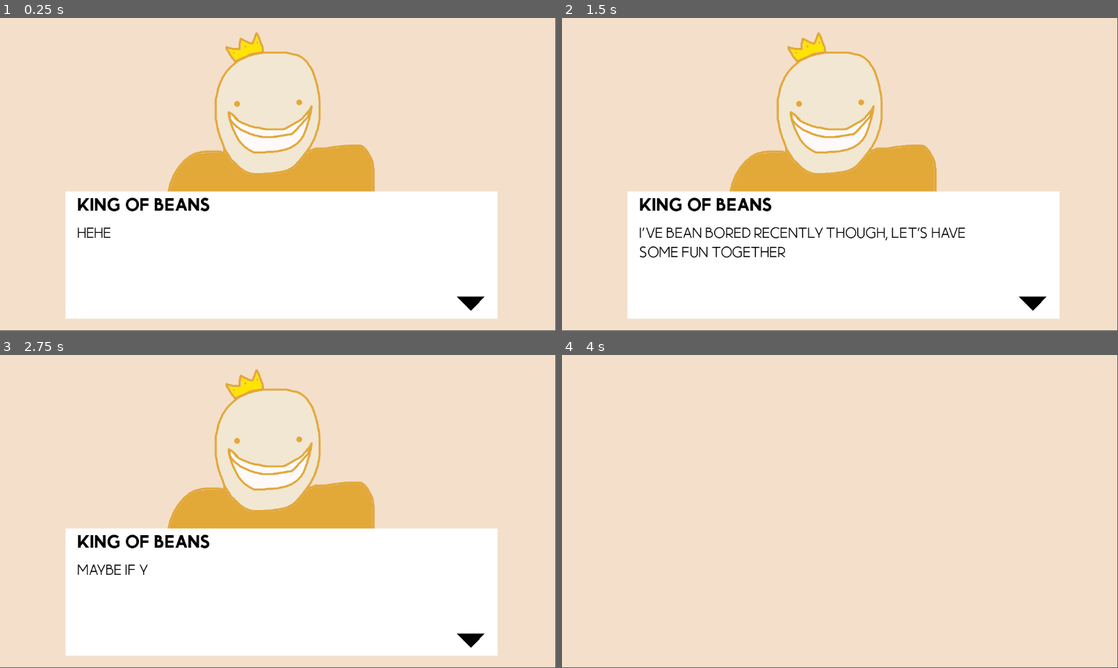
Above: before the commit, frames 1-4 (two rows, left to right).
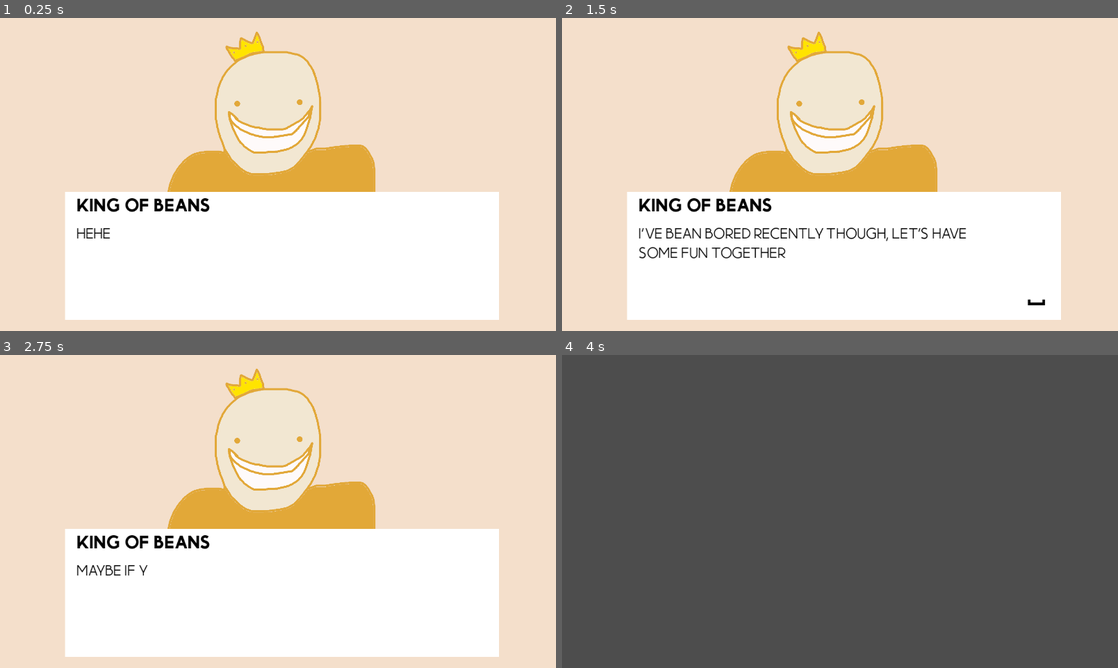
Above: after the commit, the same moments.

Repository: JacobStauch/globalbeanjam24
Game: Godot game, scene res://assets/Scenes/TestLevels/SaladTest.tscn
The game is run twice, just before and just after one commit, with the same random seed, the same clock (stepped at 60 frames per second) and the same inputs. This scene is started directly instead of the project's main scene.
Inputs:
- Up to frame 1 (0.25 s): no input
- Up to frame 2 (1.5 s): tap Enter (ui_accept) at 0.5, 0.6, 0.77, 1.07, 1.35 s
- Up to frame 3 (2.75 s): tap Enter (ui_accept) at 1.52, 1.82, 2.1 s
- Up to frame 4 (4 s): tap Enter (ui_accept) at 2.85, 3.02, 3.32, 3.6, 3.77 s
In our replay, the window is 799x449 before the commit and 800x450 after it. These sizes can differ from the game's own. Grey fills any space a smaller window leaves; there, only what the larger window draws over its background counts as a difference.

The runs differ from the first frame. In frame 1, 1.8% of the frame differs, in the area x 11-90%, y 4-97%; in frame 2, 3.0%; in frame 3, 1.9%; in frame 4, 100%, in the area x 0-100%, y 0-100%.

Commit message:
Dialogue indicator animation

Diff:
--- a/assets/Scenes/TestLevels/SaladTest.tscn
+++ b/assets/Scenes/TestLevels/SaladTest.tscn
@@ -11,14 +11,37 @@
 [sub_resource type="StyleBoxFlat" id="StyleBoxFlat_52o23"]
 bg_color = Color(0.956863, 0.87451, 0.796078, 1)
 
+[sub_resource type="Animation" id="Animation_u8yg0"]
+resource_name = "IndicatorAnimation"
+length = 2.0
+loop_mode = 1
+tracks/0/type = "value"
+tracks/0/imported = false
+tracks/0/enabled = true
+tracks/0/path = NodePath(".:visible")
+tracks/0/interp = 1
+tracks/0/loop_wrap = true
+tracks/0/keys = {
+"times": PackedFloat32Array(0.1, 1.2),
+"transitions": PackedFloat32Array(1, 1),
+"update": 0,
+"values": [true, false]
+}
+
+[sub_resource type="AnimationLibrary" id="AnimationLibrary_85ikn"]
+_data = {
+"IndicatorAnimation": SubResource("Animation_u8yg0")
+}
+
 [node name="SaladTest" type="Node2D"]
 metadata/_edit_lock_ = true
 
 [node name="DialogueBox" type="Panel" parent="."]
-offset_left = 136.0
-offset_top = 360.0
-offset_right = 1032.0
-offset_bottom = 624.0
+offset_left = 224.0
+offset_top = 600.0
+offset_right = 1120.0
+offset_bottom = 864.0
+scale = Vector2(1.67302, 1.67302)
 size_flags_vertical = 8
 theme_override_styles/panel = SubResource("StyleBoxFlat_7ytet")
 script = ExtResource("1_5e2e5")
@@ -46,21 +69,34 @@
 
 [node name="Timer" type="Timer" parent="DialogueBox"]
 
-[node name="Indicator" type="Polygon2D" parent="DialogueBox"]
-z_index = 1
-position = Vector2(95.0363, 74.6665)
-scale = Vector2(-1.68874e+07, -2.63654e+06)
-color = Color(0, 0, 0, 1)
-polygon = PackedVector2Array(-4.24466e-05, -5.43213e-05, -4.58766e-05, -5.43213e-05, -4.41616e-05, -6.56383e-05)
-
 [node name="Portrait" type="Sprite2D" parent="DialogueBox"]
 z_index = -2
 position = Vector2(424, -128)
 scale = Vector2(0.409434, 0.409434)
 texture = ExtResource("3_tya10")
 
-[node name="Panel" type="Panel" parent="."]
+[node name="Panel" type="Panel" parent="DialogueBox"]
 z_index = -3
-offset_right = 1152.0
-offset_bottom = 648.0
+offset_left = -136.0
+offset_top = -360.0
+offset_right = 1016.0
+offset_bottom = 288.0
 theme_override_styles/panel = SubResource("StyleBoxFlat_52o23")
+
+[node name="Indicator" type="RichTextLabel" parent="DialogueBox"]
+layout_mode = 0
+offset_left = 875.0
+offset_top = 220.0
+offset_right = 907.0
+offset_bottom = 281.0
+rotation = 1.5708
+scale = Vector2(0.983692, 1)
+theme_override_fonts/normal_font = ExtResource("1_extuc")
+theme_override_font_sizes/normal_font_size = 55
+bbcode_enabled = true
+text = "[color=black]]"
+
+[node name="AnimationPlayer" type="AnimationPlayer" parent="DialogueBox/Indicator"]
+libraries = {
+"": SubResource("AnimationLibrary_85ikn")
+}
--- a/assets/Scripts/DialogueBox.gd
+++ b/assets/Scripts/DialogueBox.gd
@@ -2,6 +2,8 @@
 
 @onready var dialoguePath = "res://assets/Text/dialogue.json"
 @onready var textSpeed = 0.05
+
+signal dialogue_finished
 
 var dialogue
 var phraseNum = 0
@@ -27,6 +29,7 @@
 func nextPhrase() -> void:
 	if phraseNum >= len(dialogue):
 		queue_free()
+		emit_signal("dialogue_finished")
 		return
 	finished = false
 
@@ -36,7 +39,8 @@
 	$Portrait.texture = load(img)
 
 	$Text.visible_characters = 0
-
+	$Indicator/AnimationPlayer.stop()
+	$Indicator.set_visible(false)
 	while $Text.visible_characters < len($Text.text):
 		$Text.visible_characters += 1
 
@@ -44,6 +48,8 @@
 		await $Timer.timeout
 	finished = true
 	phraseNum += 1
+	$Indicator.set_visible(true)
+	$Indicator/AnimationPlayer.play("IndicatorAnimation")
 	return
 # Called every frame. 'delta' is the elapsed time since the previous frame.
 func _process(delta):
--- a/project.godot
+++ b/project.godot
@@ -14,3 +14,9 @@
 run/main_scene="res://assets/Scenes/Levels/Main.tscn"
 config/features=PackedStringArray("4.2", "Forward Plus")
 config/icon="res://icon.svg"
+
+[display]
+
+window/size/viewport_width=1920
+window/size/viewport_height=1080
+window/stretch/mode="viewport"
Not shown: 1 places in assets/Scenes/TestLevels/SaladTest.tscn that only renumber resources
